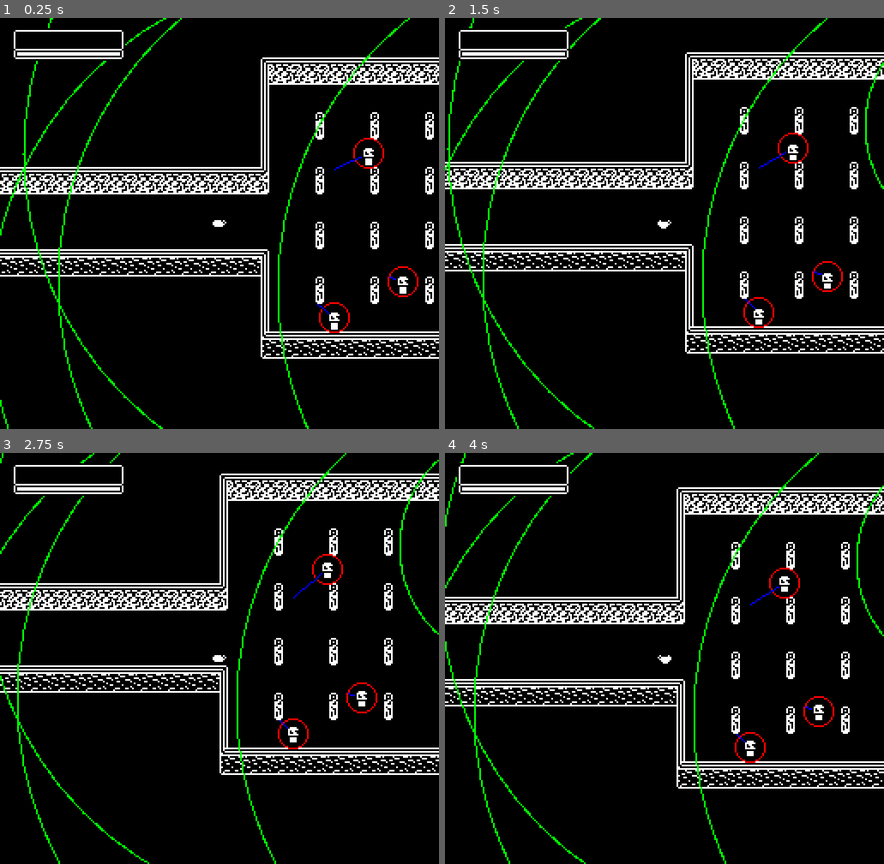
Above: before the commit, frames 1-4 (two rows, left to right).
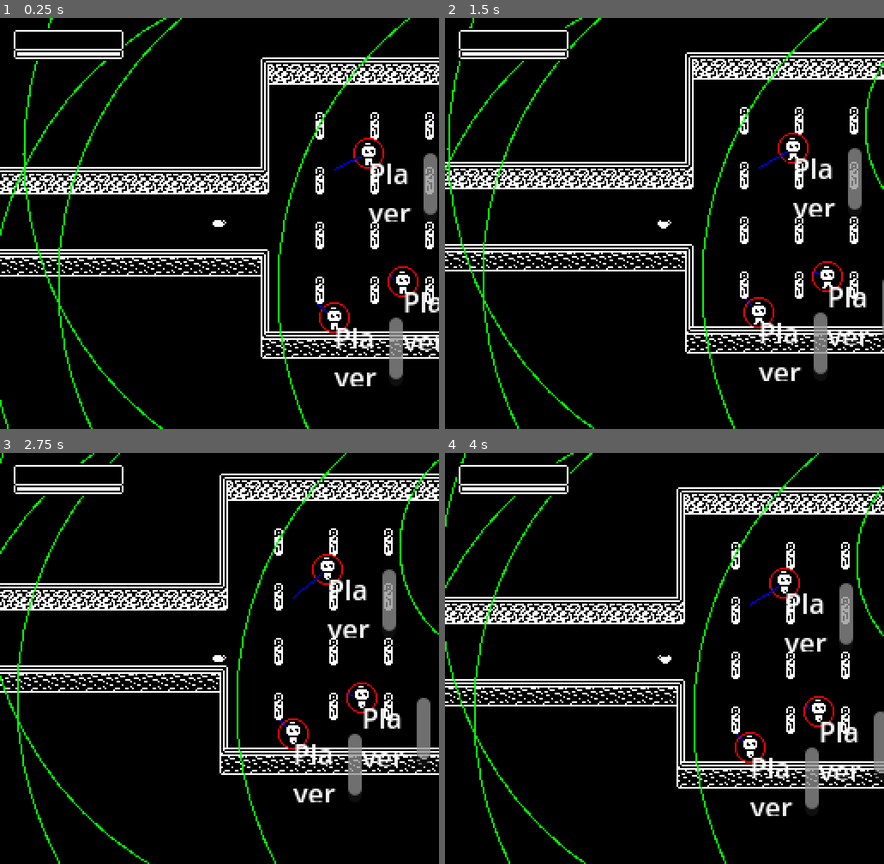
Above: after the commit, the same moments.

Repository: youknowedo/parasito
Game: Godot game, scene res://scenes/Master.tscn
Two runs of this game, one before a commit and one after it. Both use one fixed random seed, a clock stepped at 60 frames per second and the inputs below.
Inputs (mouse positions are in pixels of both pictures, inside the frame that each line leads up to):
- Up to frame 1 (0.25 s): no input
- Up to frame 2 (1.5 s): move the mouse to (761, 202) at 0.52 s; hold D (move_right) 0.53-1.28 s; click (761, 202) at 0.6 s; move the mouse to (576, 244) at 1.27 s; hold S (move_down) from 1.28 s (still down); click (576, 244) at 1.35 s
- Up to frame 3 (2.75 s): move the mouse to (263, 568) at 2.02 s; release S (move_down) at 2.03 s; hold D (move_right) from 2.03 s (still down); right-click (263, 568) at 2.1 s; click (263, 568) at 2.3 s
- Up to frame 4 (4 s): move the mouse to (642, 740) at 2.77 s; release D (move_right) at 2.78 s; hold W (move_up) 2.78-3.53 s; tap E (tertiary_action) at 2.85 s; click (642, 740) at 3.05 s; move the mouse to (796, 720) at 3.52 s; hold A (move_left) from 3.53 s (still down); click (796, 720) at 3.6 s

The runs differ from the first frame. In frame 1, 2.1% of the frame differs, in the area x 74-100%, y 30-90%; in frame 2, 2.3%; in frame 3, 2.6%, in the area x 65-99%, y 25-85%; in frame 4, 2.5%.

Commit message:
idk grunt shi

Diff:
--- a/scenes/Master.tscn
+++ b/scenes/Master.tscn
@@ -25,6 +25,7 @@
 
 [node name="Player" parent="." instance=ExtResource("1_4wp0b")]
 position = Vector2(-54, -8)
+passive_damage_timer_duration = 1.0
 
 [node name="CanvasLayer" type="CanvasLayer" parent="."]
 
--- a/scenes/objects/Grunt.tscn
+++ b/scenes/objects/Grunt.tscn
@@ -1,7 +1,7 @@
-[gd_scene load_steps=17 format=3 uid="uid://xm5q2u0eyi18"]
+[gd_scene load_steps=21 format=3 uid="uid://xm5q2u0eyi18"]
 
 [ext_resource type="Script" path="res://scripts/entities/hostiles/hosts/Grunt.gd" id="1_qbgcj"]
-[ext_resource type="Texture2D" uid="uid://bog42spoatx13" path="res://sprites/guard.png" id="2_hgvo4"]
+[ext_resource type="Texture2D" uid="uid://y8mtj51jrn5x" path="res://sprites/grunt.png" id="2_xwuck"]
 [ext_resource type="Script" path="res://scripts/state_machines/StateMachine.gd" id="3_qoy2y"]
 [ext_resource type="Script" path="res://scripts/state_machines/states/grunt/RoamingState.gd" id="4_57af4"]
 [ext_resource type="Script" path="res://scripts/state_machines/states/grunt/ChasingState.gd" id="5_tuv3r"]
@@ -12,16 +12,17 @@
 [sub_resource type="Animation" id="Animation_bxurt"]
 resource_name = "Attacking"
 length = 0.4
-tracks/0/type = "value"
-tracks/0/imported = false
-tracks/0/enabled = true
-tracks/0/path = NodePath("Guard:frame_coords")
-tracks/0/interp = 1
-tracks/0/loop_wrap = true
-tracks/0/keys = {
-"times": PackedFloat32Array(0, 0.1, 0.2, 0.3),
-"transitions": PackedFloat32Array(1, 1, 1, 1),
-"update": 1,
+capture_included = true
+tracks/0/type = "value"
+tracks/0/imported = false
+tracks/0/enabled = true
+tracks/0/path = NodePath("Sprite:frame_coords")
+tracks/0/interp = 1
+tracks/0/loop_wrap = true
+tracks/0/keys = {
+"times": PackedFloat32Array(0, 0.1, 0.2, 0.3),
+"transitions": PackedFloat32Array(1, 1, 1, 1),
+"update": 2,
 "values": [Vector2i(0, 6), Vector2i(1, 6), Vector2i(2, 6), Vector2i(3, 6)]
 }
 
@@ -32,7 +33,7 @@
 tracks/0/type = "value"
 tracks/0/imported = false
 tracks/0/enabled = true
-tracks/0/path = NodePath("Guard:frame_coords")
+tracks/0/path = NodePath("Sprite:frame_coords")
 tracks/0/interp = 1
 tracks/0/loop_wrap = true
 tracks/0/keys = {
@@ -48,7 +49,7 @@
 tracks/0/type = "value"
 tracks/0/imported = false
 tracks/0/enabled = true
-tracks/0/path = NodePath("Guard:frame_coords")
+tracks/0/path = NodePath("Sprite:frame_coords")
 tracks/0/interp = 1
 tracks/0/loop_wrap = true
 tracks/0/keys = {
@@ -63,7 +64,7 @@
 tracks/0/type = "value"
 tracks/0/imported = false
 tracks/0/enabled = true
-tracks/0/path = NodePath("Guard:frame_coords")
+tracks/0/path = NodePath("Sprite:frame_coords")
 tracks/0/interp = 1
 tracks/0/loop_wrap = true
 tracks/0/keys = {
@@ -75,7 +76,7 @@
 tracks/1/type = "value"
 tracks/1/imported = false
 tracks/1/enabled = true
-tracks/1/path = NodePath("Guard:flip_h")
+tracks/1/path = NodePath("Sprite:flip_h")
 tracks/1/interp = 1
 tracks/1/loop_wrap = true
 tracks/1/keys = {
@@ -85,9 +86,81 @@
 "values": [false]
 }
 
+[sub_resource type="Animation" id="Animation_bct8o"]
+resource_name = "Attacking_Up"
+length = 0.4
+capture_included = true
+tracks/0/type = "value"
+tracks/0/imported = false
+tracks/0/enabled = true
+tracks/0/path = NodePath("Sprite:frame_coords")
+tracks/0/interp = 1
+tracks/0/loop_wrap = true
+tracks/0/keys = {
+"times": PackedFloat32Array(0, 0.1, 0.2, 0.3),
+"transitions": PackedFloat32Array(1, 1, 1, 1),
+"update": 2,
+"values": [Vector2i(0, 9), Vector2i(1, 9), Vector2i(2, 9), Vector2i(3, 9)]
+}
+
+[sub_resource type="Animation" id="Animation_xrol3"]
+resource_name = "Attacking_Down"
+length = 0.4
+capture_included = true
+tracks/0/type = "value"
+tracks/0/imported = false
+tracks/0/enabled = true
+tracks/0/path = NodePath("Sprite:frame_coords")
+tracks/0/interp = 1
+tracks/0/loop_wrap = true
+tracks/0/keys = {
+"times": PackedFloat32Array(0, 0.1, 0.2, 0.3),
+"transitions": PackedFloat32Array(1, 1, 1, 1),
+"update": 2,
+"values": [Vector2i(0, 10), Vector2i(1, 10), Vector2i(2, 10), Vector2i(3, 10)]
+}
+
+[sub_resource type="Animation" id="Animation_ypvfl"]
+resource_name = "Attacking_D_Up"
+length = 0.4
+capture_included = true
+tracks/0/type = "value"
+tracks/0/imported = false
+tracks/0/enabled = true
+tracks/0/path = NodePath("Sprite:frame_coords")
+tracks/0/interp = 1
+tracks/0/loop_wrap = true
+tracks/0/keys = {
+"times": PackedFloat32Array(0, 0.1, 0.2, 0.3),
+"transitions": PackedFloat32Array(1, 1, 1, 1),
+"update": 2,
+"values": [Vector2i(0, 6), Vector2i(1, 7), Vector2i(2, 7), Vector2i(3, 7)]
+}
+
+[sub_resource type="Animation" id="Animation_23rkq"]
+resource_name = "Attacking_D_Down"
+length = 0.4
+capture_included = true
+tracks/0/type = "value"
+tracks/0/imported = false
+tracks/0/enabled = true
+tracks/0/path = NodePath("Sprite:frame_coords")
+tracks/0/interp = 1
+tracks/0/loop_wrap = true
+tracks/0/keys = {
+"times": PackedFloat32Array(0, 0.1, 0.2, 0.3),
+"transitions": PackedFloat32Array(1, 1, 1, 1),
+"update": 2,
+"values": [Vector2i(0, 7), Vector2i(1, 8), Vector2i(2, 8), Vector2i(3, 8)]
+}
+
 [sub_resource type="AnimationLibrary" id="AnimationLibrary_dyjh3"]
 _data = {
 "Attacking": SubResource("Animation_bxurt"),
+"Attacking_D_Down": SubResource("Animation_23rkq"),
+"Attacking_D_Up": SubResource("Animation_ypvfl"),
+"Attacking_Down": SubResource("Animation_xrol3"),
+"Attacking_Up": SubResource("Animation_bct8o"),
 "Idle": SubResource("Animation_kwl5b"),
 "Moving": SubResource("Animation_heage"),
 "RESET": SubResource("Animation_06xbn")
@@ -102,22 +175,24 @@
 [sub_resource type="CircleShape2D" id="CircleShape2D_mjcda"]
 radius = 8.5
 
-[node name="Grunt" type="CharacterBody2D" node_paths=PackedStringArray("raycast", "vision_area", "vision_area_collider", "attack_range_area", "attack_range_area_collider", "state_machine") groups=["host"]]
+[node name="Grunt" type="CharacterBody2D" node_paths=PackedStringArray("text", "raycast", "vision_area", "vision_area_collider", "attack_range_area", "attack_range_area_collider", "state_machine") groups=["host"]]
 collision_layer = 4
 collision_mask = 5
 script = ExtResource("1_qbgcj")
+text = NodePath("RichTextLabel")
 raycast = NodePath("RayCast2D")
 vision_area = NodePath("VisionRange")
 vision_area_collider = NodePath("VisionRange/CollisionShape2D")
 attack_range_area = NodePath("AttackRange")
 attack_range_area_collider = NodePath("AttackRange/CollisionShape2D")
 state_machine = NodePath("StateMachine")
-
-[node name="Guard" type="Sprite2D" parent="."]
+speed = 1000.0
+
+[node name="Sprite" type="Sprite2D" parent="."]
 texture_filter = 1
-texture = ExtResource("2_hgvo4")
+texture = ExtResource("2_xwuck")
 hframes = 4
-vframes = 11
+vframes = 13
 region_rect = Rect2(0, 0, 32, 32)
 
 [node name="AnimationPlayer" type="AnimationPlayer" parent="."]
@@ -149,7 +224,7 @@
 script = ExtResource("3_qoy2y")
 initial_state = NodePath("Roaming")
 animation_player = NodePath("../AnimationPlayer")
-sprite = NodePath("../Guard")
+sprite = NodePath("../Sprite")
 
 [node name="Roaming" type="Node" parent="StateMachine"]
 script = ExtResource("4_57af4")
@@ -165,6 +240,10 @@
 
 [node name="Attacking" type="Node" parent="StateMachine"]
 script = ExtResource("8_np4fa")
+
+[node name="RichTextLabel" type="RichTextLabel" parent="."]
+offset_right = 40.0
+offset_bottom = 40.0
 
 [connection signal="animation_finished" from="AnimationPlayer" to="StateMachine/Attacking" method="_on_animation_finished"]
 [connection signal="body_entered" from="VisionRange" to="." method="_on_body_entered_vision_range"]
--- a/scenes/objects/Player.tscn
+++ b/scenes/objects/Player.tscn
@@ -95,7 +95,6 @@
 [node name="Player" type="CharacterBody2D" node_paths=PackedStringArray("state_machine") groups=["player"]]
 collision_layer = 2
 script = ExtResource("1_yndod")
-passive_damage_timer_duration = null
 state_machine = NodePath("StateMachine")
 speed = 1000.0
 max_health = 10
--- a/scripts/Entity.gd
+++ b/scripts/Entity.gd
@@ -10,6 +10,7 @@
 @export var health = 100
 
 var actual_position: Vector2
+var attack_direction: Vector2
 
 func _ready():
 	health_changed.emit(health, health)
--- a/scripts/entities/Hostile.gd
+++ b/scripts/entities/Hostile.gd
@@ -83,4 +83,7 @@
 	pass
 
 func _on_damaged(by: Entity):
+	if by == self:
+		return
+
 	attack_target = by
--- a/scripts/entities/hostiles/Host.gd
+++ b/scripts/entities/hostiles/Host.gd
@@ -33,6 +33,8 @@
 	pass
 
 func _on_damaged(by: Entity):
+	if by == self:
+		return
 	if by == occupier:
 		return
 
--- a/scripts/entities/hostiles/hosts/Grunt.gd
+++ b/scripts/entities/hostiles/hosts/Grunt.gd
@@ -1,16 +1,25 @@
 class_name Grunt extends Host
 
+@export var text: RichTextLabel
 @export var attack_damage = 5
 
+func process_and_skip(_delta: float):
+	text.text = str(attack_target.name) if attack_target else ""
+	return false
+
 func primary_action():
-    if !occupier:
-        return
+	if !occupier:
+		return
 
-    var mouse_position = get_global_mouse_position()
-    var direction = (mouse_position - global_position).normalized()
-    var angle = atan2(direction.y, direction.x)
-    var rounded_angle = (PI / 4) * round(angle / (PI / 4))
-    direction = Vector2(cos(rounded_angle), sin(rounded_angle))
-    attack_range_area.position = direction * 4
+	var mouse_position = get_global_mouse_position()
+	attack_direction = (mouse_position - global_position).normalized()
+	var angle = atan2(attack_direction.y, attack_direction.x)
+	var rounded_angle = (PI / 4) * round(angle / (PI / 4))
+	attack_direction = Vector2(cos(rounded_angle), sin(rounded_angle))
+	attack_range_area.position = attack_direction * 4
+	if cos(rounded_angle) < 0:
+		state_machine.sprite.flip_h = true
+	else:
+		state_machine.sprite.flip_h = false
 
-    state_machine.change_state("Attacking")
+	state_machine.change_state("Attacking")
--- a/scripts/state_machines/states/grunt/AttackingState.gd
+++ b/scripts/state_machines/states/grunt/AttackingState.gd
@@ -6,6 +6,7 @@
 var attack_timer = 0.0
 
 func enter(_previous: String, _data: Dictionary = {}):
+    state_machine.animation_player.stop()
     state_machine.animation_player.play("Idle")
     attack_timer = attack_wait_time if !grunt.occupier else 0.0
 
@@ -13,12 +14,23 @@
     if attack_timer >= 0:
         attack_timer -= _delta
     if attack_timer < 0:
-        state_machine.animation_player.play("Attacking")
-        attack_timer = attack_wait_time if !grunt.occupier else 0.0
+        if grunt.attack_direction.y > 0.0001:
+            if grunt.attack_direction.x > 0.0001 || grunt.attack_direction.x < -0.0001:
+                state_machine.animation_player.play("Attacking_D_Down")
+            else:
+                state_machine.animation_player.play("Attacking_Down")
+        elif grunt.attack_direction.y < -0.0001:
+            if grunt.attack_direction.x > 0.0001 || grunt.attack_direction.x < -0.0001:
+                state_machine.animation_player.play("Attacking_D_Up")
+            else:
+                state_machine.animation_player.play("Attacking_Up")
+        else:
+            state_machine.animation_player.play("Attacking")
 
 func _on_animation_finished(anim_name: StringName) -> void:
-    if anim_name != "Attacking":
+    if !anim_name.begins_with("Attacking"):
         return
+    print(anim_name)
 
     for body in grunt.attack_range_area.get_overlapping_bodies():
         body.damage(attack_damage, grunt)
--- a/scripts/state_machines/states/grunt/ChasingState.gd
+++ b/scripts/state_machines/states/grunt/ChasingState.gd
@@ -1,6 +1,7 @@
 extends GruntState
 
 func enter(_previous: String, _data: Dictionary = {}):
+    state_machine.animation_player.stop()
     state_machine.animation_player.play("Moving")
 
 func physics_update(_delta: float):
@@ -26,15 +27,14 @@
     # Convert direction to 8 directions
     var angle = atan2(direction.y, direction.x)
     var rounded_angle = (PI / 4) * round(angle / (PI / 4))
-    direction = Vector2(cos(rounded_angle), sin(rounded_angle))
+    grunt.attack_direction = Vector2(cos(rounded_angle), sin(rounded_angle))
+    grunt.attack_range_area.position = grunt.attack_direction * 4
     if cos(angle) > 0:
         state_machine.sprite.flip_h = false
-        grunt.attack_range_area.position = Vector2(4, 0)
-    else:
+    elif cos(angle) < 0:
         state_machine.sprite.flip_h = true
-        grunt.attack_range_area.position = Vector2(-4, 0)
 
-    grunt.velocity = direction * grunt.speed * _delta
+    grunt.velocity = grunt.attack_direction * grunt.speed * _delta
     grunt.move_and_slide()
 
 func exit():
--- a/scripts/state_machines/states/grunt/PIdleState.gd
+++ b/scripts/state_machines/states/grunt/PIdleState.gd
@@ -1,6 +1,7 @@
 extends GruntState
 
 func enter(_previous: String, _data: Dictionary = {}):
+    state_machine.animation_player.stop()
     state_machine.animation_player.play("Idle")
 
 func update(_delta: float):
--- a/scripts/state_machines/states/grunt/PMovingState.gd
+++ b/scripts/state_machines/states/grunt/PMovingState.gd
@@ -1,6 +1,7 @@
 extends GruntState
 
 func enter(_previous: String, _data: Dictionary = {}):
+    state_machine.animation_player.stop()
     state_machine.animation_player.play("Moving")
 
 func physics_update(_delta: float) -> void:
--- a/scripts/state_machines/states/grunt/RoamingState.gd
+++ b/scripts/state_machines/states/grunt/RoamingState.gd
@@ -5,6 +5,7 @@
 var target = random_inside_unit_circle() * roaming_radius
 
 func enter(_previous: String, _data: Dictionary = {}):
+	state_machine.animation_player.stop()
 	state_machine.animation_player.play("Moving")
 
 func update(_delta: float):
--- a/scripts/state_machines/states/player/IdleState.gd
+++ b/scripts/state_machines/states/player/IdleState.gd
@@ -1,6 +1,7 @@
 extends PlayerState
 
 func enter(_previous: String, _data: Dictionary = {}):
+    state_machine.animation_player.stop()
     state_machine.animation_player.play("Idle")
 
 func update(_delta: float):
--- a/scripts/state_machines/states/player/LungingState.gd
+++ b/scripts/state_machines/states/player/LungingState.gd
@@ -40,7 +40,9 @@
     player.collision_mask = 0b0111
 
 func _on_body_entered(body: Node2D) -> void:
-    print("body entered")
+    if player.host:
+        return
+
     if !body.is_in_group("host"):
         return
 
--- a/scripts/state_machines/states/player/MovingState.gd
+++ b/scripts/state_machines/states/player/MovingState.gd
@@ -1,6 +1,7 @@
 extends PlayerState
 
 func enter(_previous: String, _data: Dictionary = {}):
+    state_machine.animation_player.stop()
     state_machine.animation_player.play("Moving")
 
 func physics_update(_delta: float) -> void:
Binary file changed: sprites/grunt.aseprite
Binary file changed: sprites/grunt.png
Binary file removed: sprites/guard.png
Not shown, removed: sprites/guard.png.import
